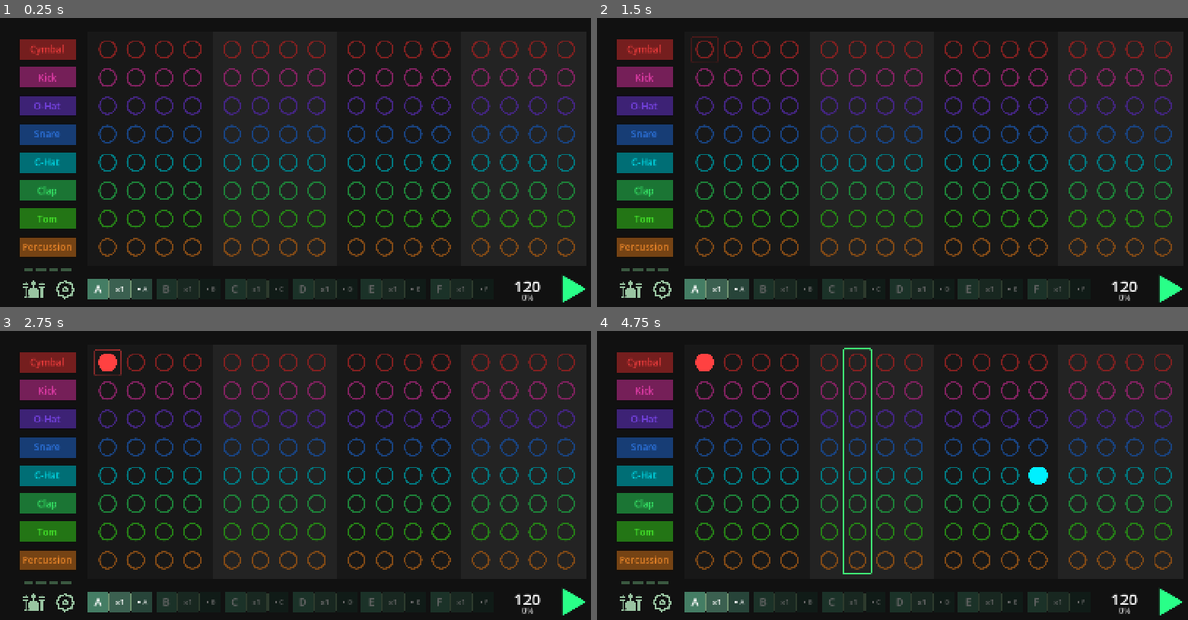
Above: before the commit, frames 1-4 (two rows, left to right).
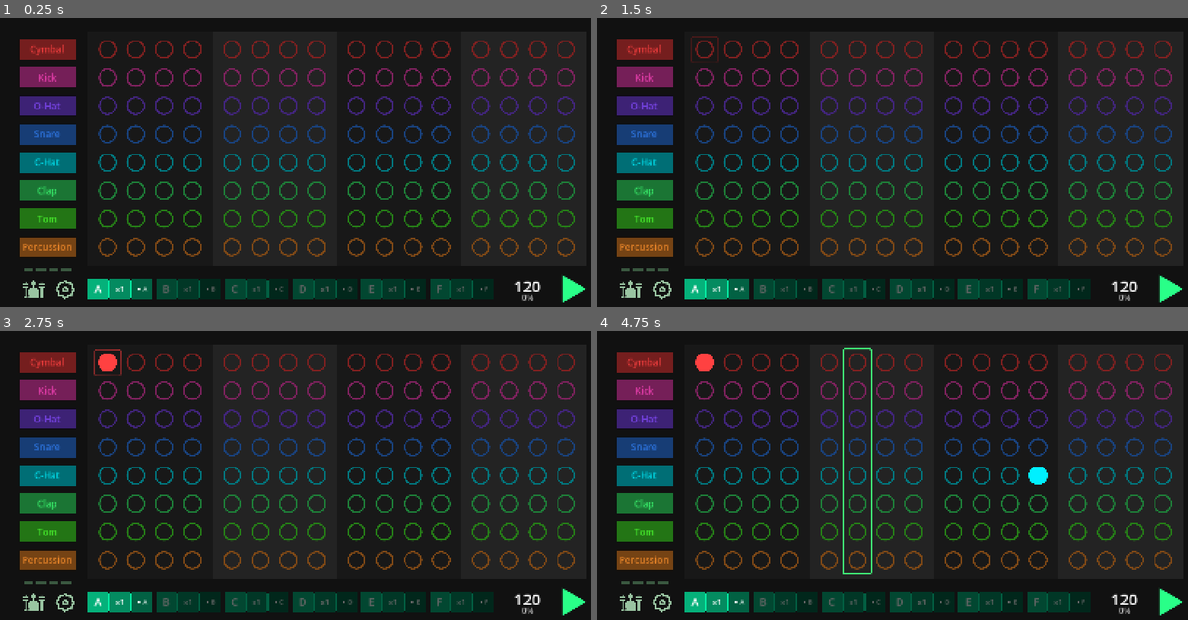
Above: after the commit, the same moments.

Repository: JulienToumieh/bsteppr
Game: Godot game, scene res://main.tscn
Same seed, same stepped clock (60 frames per second), same inputs: the game is played once before the commit and once after it.
Inputs (mouse positions are in pixels of both pictures, inside the frame that each line leads up to):
- Up to frame 1 (0.25 s): no input
- Up to frame 2 (1.5 s): click (703, 49) at 0.52 s; click (703, 49) at 1.27 s
- Up to frame 3 (2.75 s): click (106, 362) at 2.02 s
- Up to frame 4 (4.75 s): tap Enter at 2.75 s; move the mouse to (1034, 463) at 2.77 s; tap Mouse wheel down (scroll_down) at 2.85 s; click (1034, 463) at 2.92 s; tap Space (start-stop) at 3.5, 4.35 s; drag from (780, 492) to (868, 536) at 3.52 s; move the mouse to (963, 414) at 4.27 s; click (963, 414) at 4.42 s

The runs differ from the first frame. In frame 1, 2.0% of the frame differs, in the area x 14-81%, y 90-98%; in frame 2, 2.0%; in frame 3, 2.0%; in frame 4, 2.0%.

Commit message:
Added color theme support for instrument rows and loop chips

Diff:
--- a/Globals.gd
+++ b/Globals.gd
@@ -59,7 +59,7 @@
 }
 
 var colorTheme = {
-	"instruments": [
+	"instrumentRows": [
 		"FF4141",
 		"FF44BF",
 		"854BFF",
@@ -68,7 +68,18 @@
 		"3CFF72",
 		"4CFF2F",
 		"FF922D"
-	]
+	],
+	"instrumentRowBeats": [
+		"FF4141",
+		"FF44BF",
+		"854BFF",
+		"3385FF",
+		"00F0FF",
+		"3CFF72",
+		"4CFF2F",
+		"FF922D"
+	],
+	"loopChip": "07FCAE"
 }
 
 var themeName = "default"
@@ -331,13 +342,11 @@
 
 	loadConfig()
 	autoSaveConf = true
-	loadTheme(themeName)
-
-
-
-func saveTheme(themeName):
+
+
+func saveTheme(themename):
 	DirAccess.make_dir_absolute(data_path + "/Themes/")
-	var save_file = FileAccess.open(data_path + "/Themes/"+ themeName +".bclrs", FileAccess.WRITE)
+	var save_file = FileAccess.open(data_path + "/Themes/"+ themename +".bclrs", FileAccess.WRITE)
 
 	var data = {
 		"colorTheme": colorTheme,
@@ -346,9 +355,10 @@
 	save_file.store_line(JSON.stringify(data))
 	save_file.close()
 
-func loadTheme(themeName):
-	if FileAccess.file_exists(data_path + "/Themes/"+ themeName +".bclrs"):
-		var load_file = FileAccess.open(data_path + "/Themes/"+ themeName +".bclrs", FileAccess.READ)
+
+func loadTheme(themename):
+	if FileAccess.file_exists(data_path + "/Themes/"+ themename +".bclrs"):
+		var load_file = FileAccess.open(data_path + "/Themes/"+ themename +".bclrs", FileAccess.READ)
 
 		var json_data = load_file.get_line()
 		load_file.close()
@@ -357,6 +367,7 @@
 		var data = json.data
 
 		colorTheme = data["colorTheme"]
+		themeName = themename
 
 		saveConfig()
 		updateUI()
@@ -417,6 +428,7 @@
 		updateDistFX()
 		updateEQFX()
 		updateRevFX()
+		loadTheme(themeName)
 
 		updateUI()
 	else:
--- a/components/beat_step.gd
+++ b/components/beat_step.gd
@@ -20,7 +20,7 @@
 	var colorTheme = Globals.colorTheme
 
 	for i in range(8):
-		if beatIDX.y == i : modulate = Color(colorTheme.get("instruments")[i])
+		if beatIDX.y == i : modulate = Color(colorTheme.get("instrumentRowBeats")[i])
 
 	'''
 	if beatIDX.y == 0: modulate = Color("FF4141")
--- a/components/instrument_row.gd
+++ b/components/instrument_row.gd
@@ -3,14 +3,12 @@
 @export var instrumentID = 0
 
 func _ready():
-	if instrumentID == 1: modulate = Color("FF4141")
-	if instrumentID == 2: modulate = Color("FF44BF")
-	if instrumentID == 3: modulate = Color("854BFF")
-	if instrumentID == 4: modulate = Color("3385FF")
-	if instrumentID == 5: modulate = Color("00F0FF")
-	if instrumentID == 6: modulate = Color("3CFF72")
-	if instrumentID == 7: modulate = Color("4CFF2F")
-	if instrumentID == 8: modulate = Color("#FF922D")
+
+	var colorTheme = Globals.colorTheme
+
+	for i in range(8):
+		if instrumentID == i+1 : modulate = Color(colorTheme.get("instrumentRows")[i])
+
 
 	Globals.connect("update_ui", Callable(self, "_on_update_ui"))
 
--- a/components/loop_chip.gd
+++ b/components/loop_chip.gd
@@ -15,6 +15,9 @@
 	_on_update_ui()
 	Globals.connect("update_ui", Callable(self, "_on_update_ui"))
 	timer.connect("timeout", Callable(self, "_on_timer_timeout"))
+
+	var colorTheme = Globals.colorTheme
+	get_node("px").modulate = Color(colorTheme.get("loopChip"))
 
 func _on_update_ui():
 	if loopName != Globals.activeLoop: modulate.v = 0.4
--- a/components/loop_chip.tscn
+++ b/components/loop_chip.tscn
@@ -7,25 +7,27 @@
 [node name="LoopChip" type="Node2D"]
 script = ExtResource("1_6qf8f")
 
-[node name="1Px4" type="Sprite2D" parent="."]
-modulate = Color(0.438619, 0.576132, 0.442014, 1)
+[node name="px" type="Node2D" parent="."]
+
+[node name="1Px4" type="Sprite2D" parent="px"]
+modulate = Color(0.941152, 0.941152, 0.941152, 1)
 position = Vector2(-2.38419e-06, -9.53674e-07)
 scale = Vector2(160, 48)
 texture = ExtResource("1_l84g7")
 
-[node name="1Px2" type="Sprite2D" parent="."]
-modulate = Color(0.266016, 0.489712, 0.393053, 1)
+[node name="1Px2" type="Sprite2D" parent="px"]
+modulate = Color(0.702469, 0.702469, 0.702469, 1)
 position = Vector2(-56, 1.19209e-07)
 scale = Vector2(52, 52)
 texture = ExtResource("1_l84g7")
 
-[node name="1Px" type="Sprite2D" parent="."]
-modulate = Color(0.232146, 0.378601, 0.311702, 1)
+[node name="1Px" type="Sprite2D" parent="px"]
+modulate = Color(0.550206, 0.550206, 0.550206, 1)
 scale = Vector2(52, 52)
 texture = ExtResource("1_l84g7")
 
-[node name="1Px3" type="Sprite2D" parent="."]
-modulate = Color(0.15521, 0.26749, 0.224519, 1)
+[node name="1Px3" type="Sprite2D" parent="px"]
+modulate = Color(0.385597, 0.385597, 0.385597, 1)
 position = Vector2(56, 0)
 scale = Vector2(52, 52)
 texture = ExtResource("1_l84g7")
